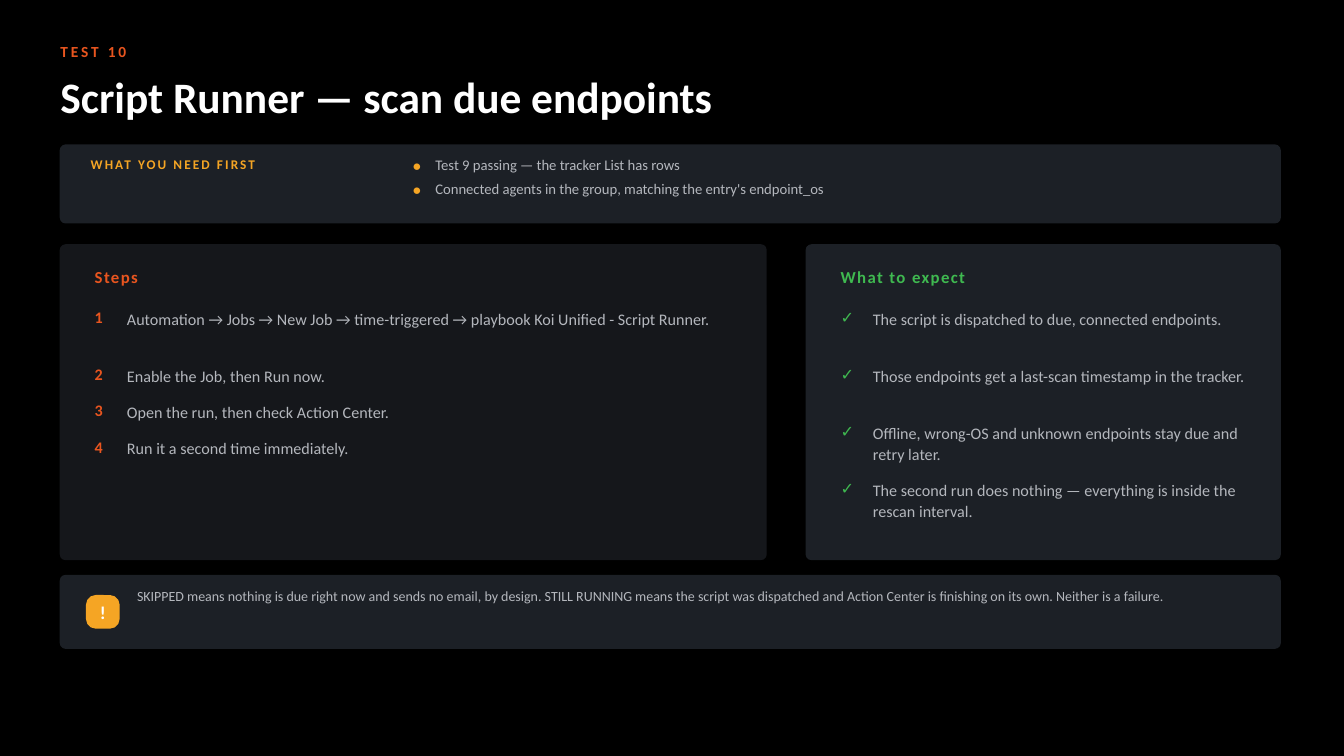
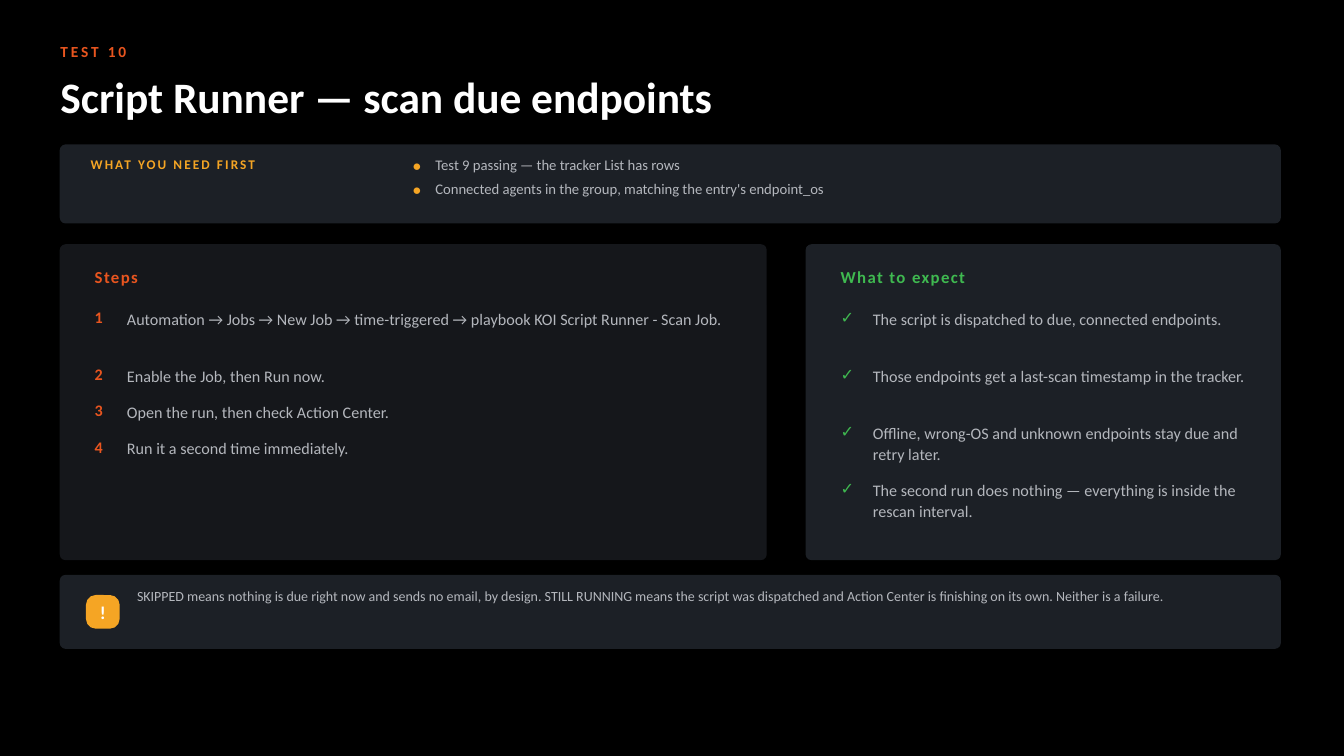
Before and after one commit to ayman-m/koi-xsiam-pack, a slide deck: slide 16 of docs/KOI_Content_Pack_Test_Guide.pptx. Drawn at 1344x756 pixels with LibreOffice and Linux fonts; fonts in the diff are those of the drawing. Boxes give left, top, right and bottom in pixels: in the first picture for what was removed or moved away, otherwise in the second. Text is boxed around its words. In the diff, an @@ line names an element or a change of style, - is before the commit and + after.

```diff
--- a/docs/KOI_Content_Pack_Test_Guide.pptx
+++ b/docs/KOI_Content_Pack_Test_Guide.pptx
@@ text at [127, 314, 721, 328]: text changed @@
-Automation → Jobs → New Job → time-triggered → playbook Koi Unified - Script Runner.
+Automation → Jobs → New Job → time-triggered → playbook KOI Script Runner - Scan Job.
```
Also in this commit, not shown: 5 other slides changed, 38 other files.
